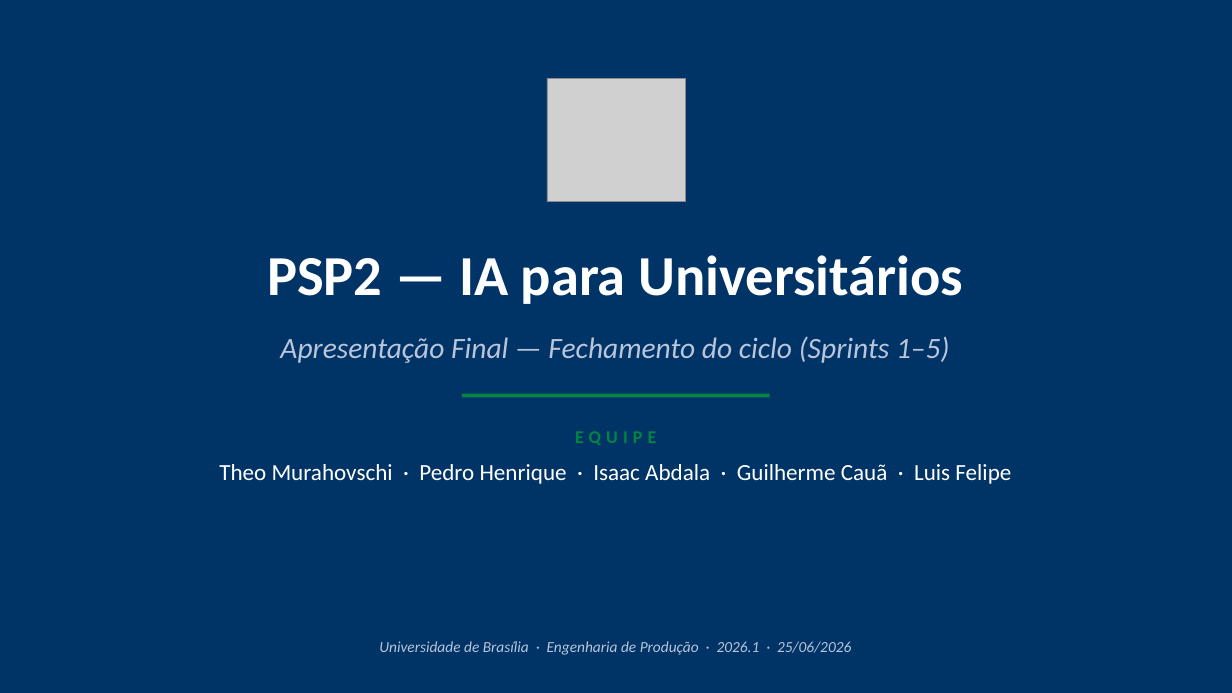
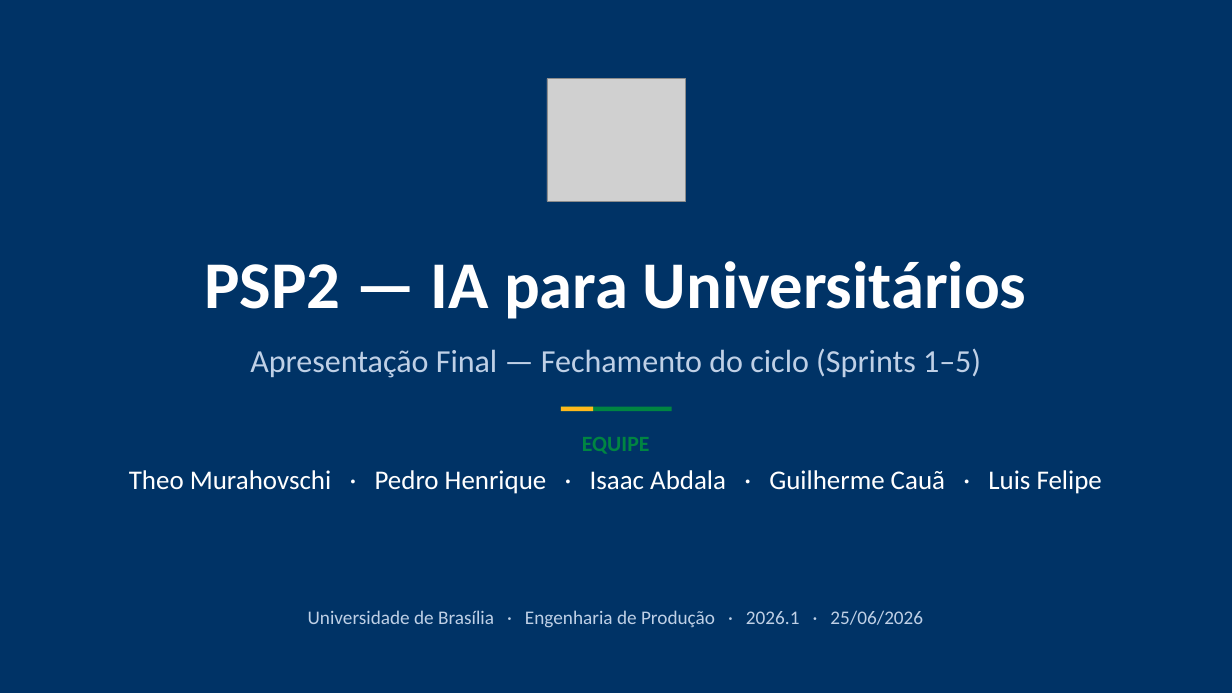
Before and after one commit to Theomurah/psp2-ia-universitarios, a slide deck: slide 1 of Entregas/Nao-Teams/Apresentacoes/PSP2_Apresentacao_Final.pptx. Drawn at 1232x693 pixels with LibreOffice and Linux fonts; fonts in the diff are those of the drawing; grey boxes stand for pictures. Boxes give left, top, right and bottom in pixels: in the first picture for what was removed or moved away, otherwise in the second. Text is boxed around its words. In the diff, an @@ line names an element or a change of style, - is before the commit and + after.

```diff
--- a/Entregas/Nao-Teams/Apresentacoes/PSP2_Apresentacao_Final.pptx
+++ b/Entregas/Nao-Teams/Apresentacoes/PSP2_Apresentacao_Final.pptx
@@ text "PSP2 — IA para Universitários": place and size @@
-text "PSP2 — IA para Universitários" at <box>267,255,964,304</box>
+text "PSP2 — IA para Universitários" at <box>204,261,1027,319</box>
@@ text "PSP2 — IA para Universitários" at <box>204,261,1027,319</box>: size 44 to 52 pt @@
@@ text "Apresentação Final — Fechamento do ...": place and size @@
-text "Apresentação Final — Fechamento do ..." at <box>280,336,950,363</box>
+text "Apresentação Final — Fechamento do ..." at <box>250,348,981,378</box>
@@ text "Apresentação Final — Fechamento do ..." at <box>250,348,981,378</box>: size 23 to 25 pt, text colour #B8C5DB to #BFD0E6, italic off @@
@@ line removed from (462, 396) to (770, 396) @@
@@ rectangle added at <box>561,407,672,411</box>, fill #008542 @@
@@ rectangle added at <box>561,407,593,411</box>, fill #FFB81C @@
@@ text "EQUIPE": place and size @@
-text "EQUIPE" at <box>575,431,656,445</box>
+text "EQUIPE" at <box>582,437,650,454</box>
@@ text "EQUIPE" at <box>582,437,650,454</box>: size 14 to 17 pt, letter spacing 4 to 0 pt @@
@@ text "Theo Murahovschi · Pedro Henrique ...": place and size @@
-text "Theo Murahovschi · Pedro Henrique ..." at <box>219,464,1011,484</box>
+text "Theo Murahovschi · Pedro Henrique ..." at <box>129,470,1102,494</box>
@@ text "Theo Murahovschi · Pedro Henrique ..." at <box>129,470,1102,494</box>: size 18 to 21 pt @@
@@ text "Universidade de Brasília · Engenharia ...": place and size @@
-text "Universidade de Brasília · Engenharia ..." at <box>379,641,851,655</box>
+text "Universidade de Brasília · Engenharia ..." at <box>308,610,923,628</box>
@@ text "Universidade de Brasília · Engenharia ..." at <box>308,610,923,628</box>: size 12 to 15 pt, text colour #B8C5DB to #BFD0E6, italic off @@
```
Also in this commit, not shown: 14 other slides changed.
